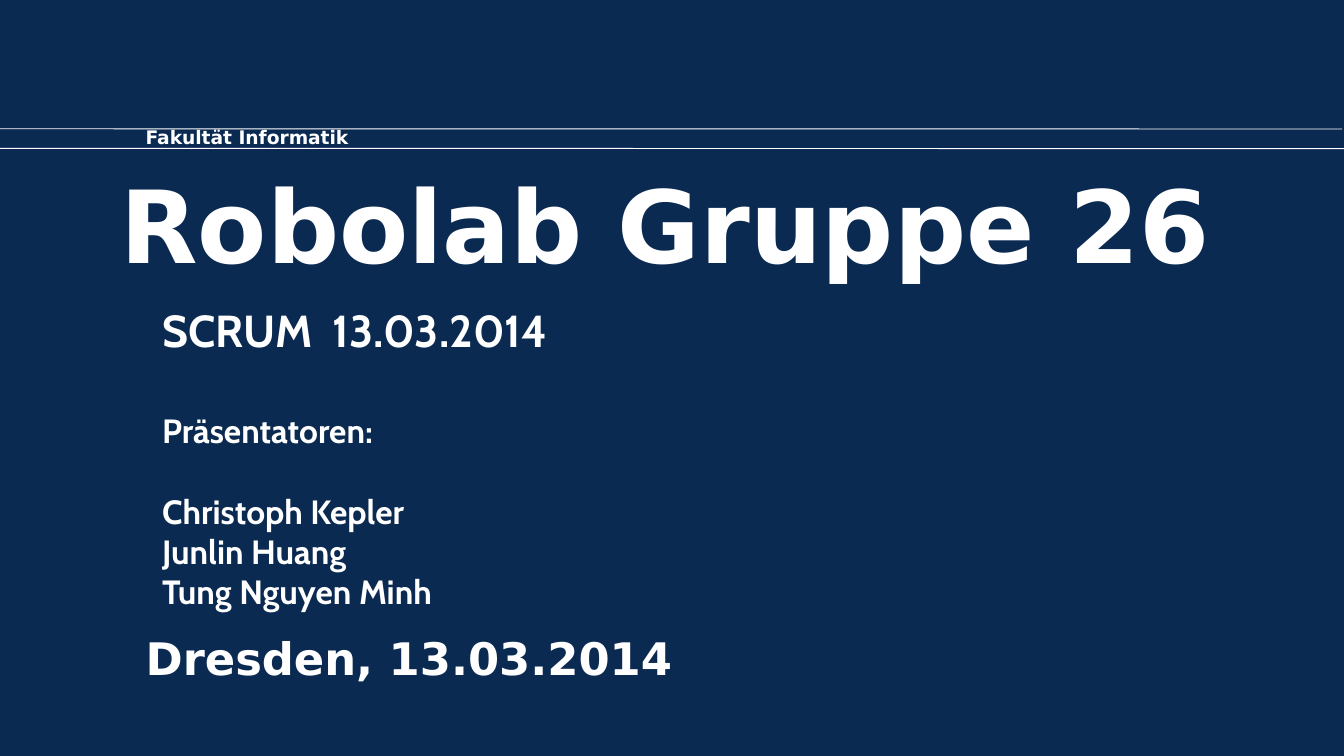
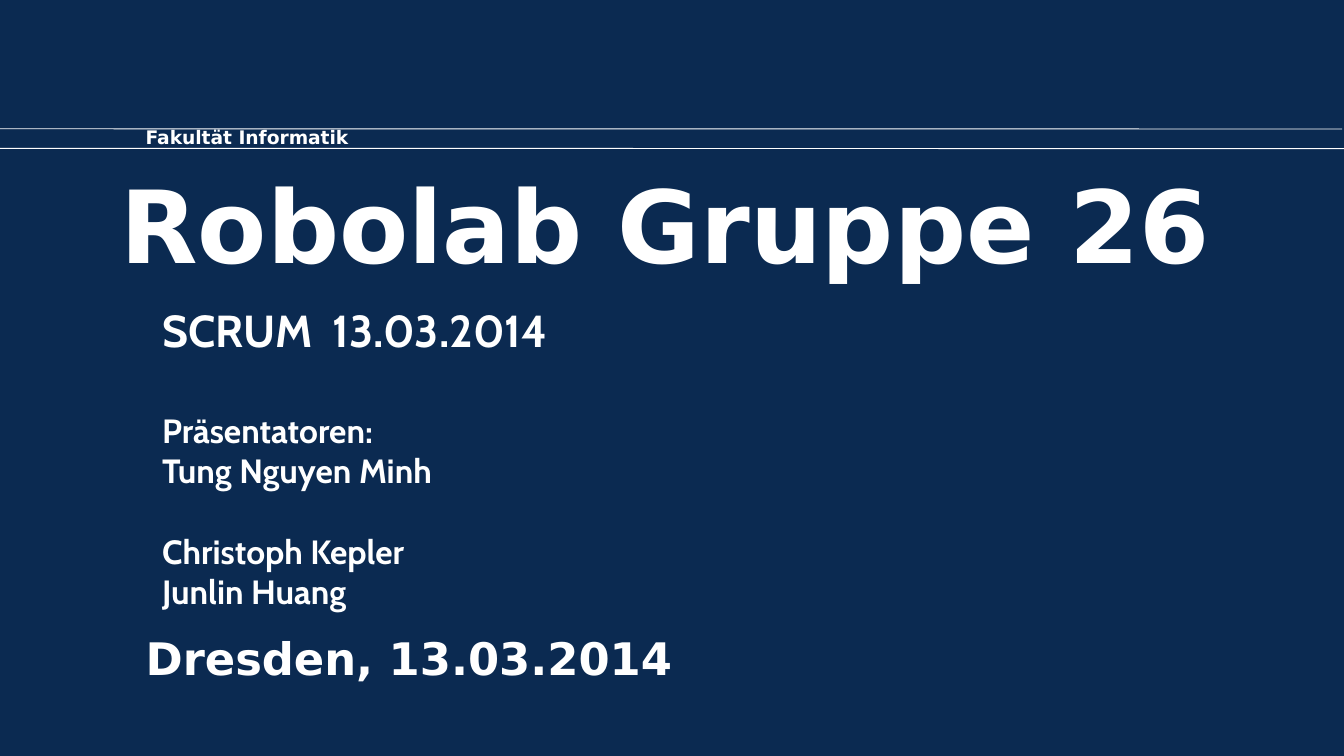
Before and after one commit to MarauderXtreme/robolab-2014, a slide deck: slide 1 of Scrum/scrum-13-03-14.ppt. Drawn at 1344x756 pixels with LibreOffice and Linux fonts; fonts in the diff are those of the drawing; background and template pictures are left out. Boxes give left, top, right and bottom in pixels: in the first picture for what was removed or moved away, otherwise in the second. Text is boxed around its words. In the diff, an @@ line names an element or a change of style, - is before the commit and + after.

```diff
--- a/Scrum/scrum-13-03-14.ppt
+++ b/Scrum/scrum-13-03-14.ppt
@@ text at (162,457,432,491): paragraph added @@
+Tung Nguyen Minh
@@ text at (162,578,432,612): paragraph removed @@
-Tung Nguyen Minh
```
Also in this commit, not shown: 5 other slides changed, 3 other files.
